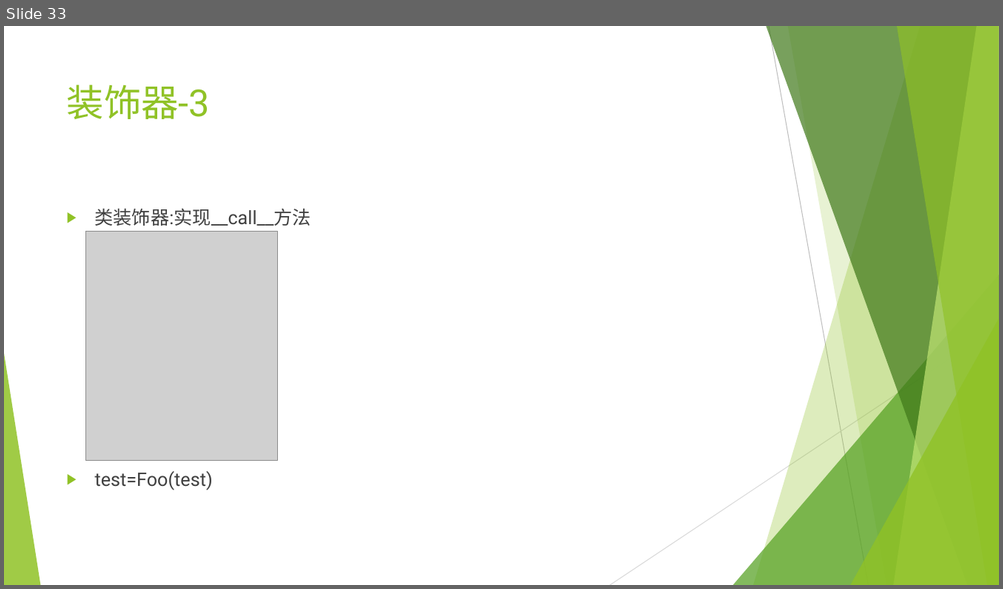
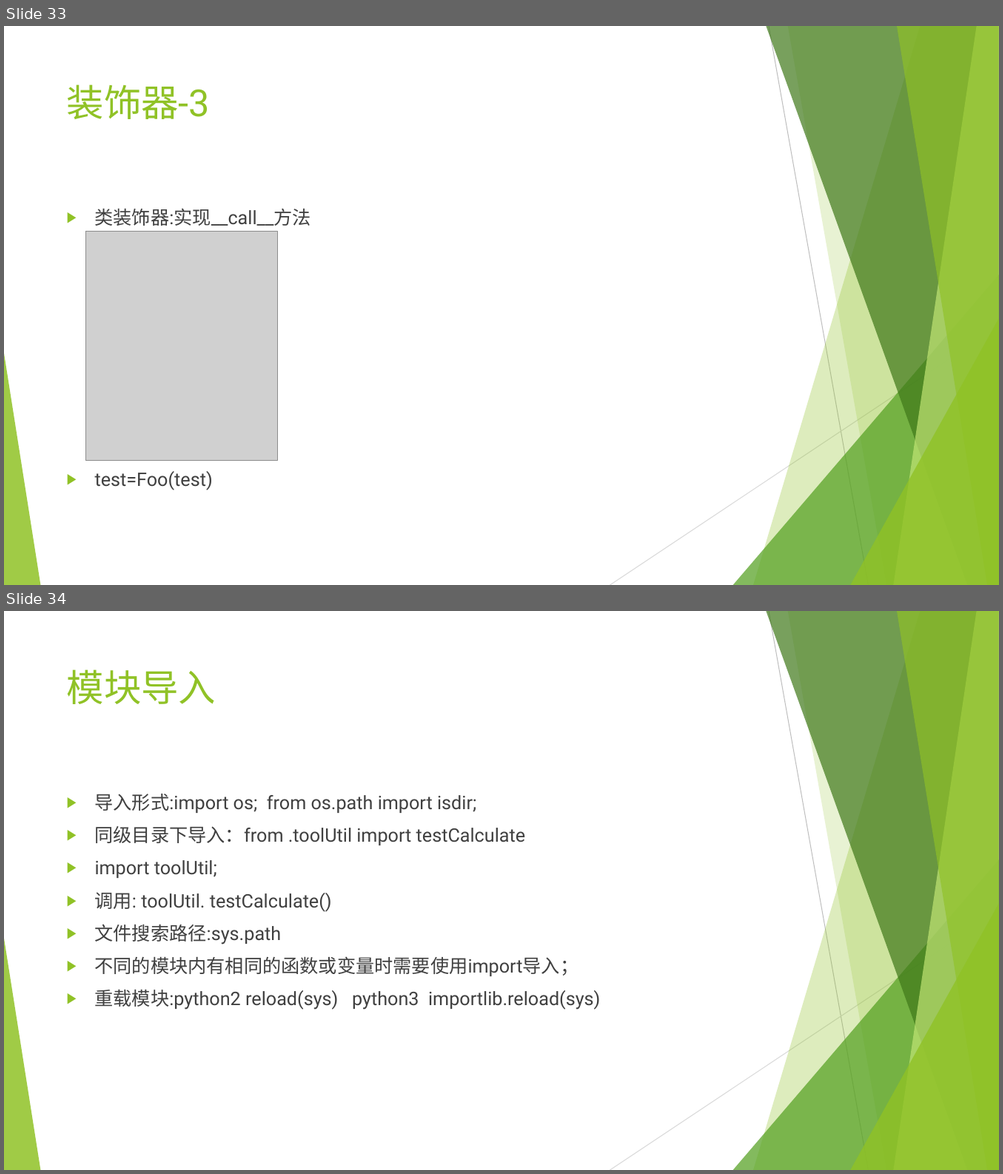
Before and after one commit to mrzhangs1015916/LearnPython, a slide deck: python.pptx. Shown one above the other, each under a label of ours: slide 33 before the commit, slides 33 and 34 after it. The pictures are 1003x589 and 1003x1174 pixels, drawn with LibreOffice and Linux fonts; fonts in the diff are those of the drawing; grey boxes stand for pictures. Boxes give left, top, right and bottom in pixels: in the first picture for what was removed or moved away, otherwise in the second. Text is boxed around its words. In the diff, an @@ line names an element or a change of style, - is before the commit and + after.

```diff
--- a/python.pptx
+++ b/python.pptx
@@ slide 34 added at bbox=[4, 611, 999, 1170], background #FFFFFF; not listed: 10 template elements that a slide beside it also shows @@
@@ title added at bbox=[67, 669, 216, 704], 36 pt, text #90C226 @@
+模块导入
@@ text added at bbox=[95, 794, 600, 1010], 18 pt, text #404040 @@
+▶ 导入形式:import os; from os.path import isdir;
+▶ 同级目录下导入：from .toolUtil import testCalculate
+▶ import toolUtil;
+▶ 调用: toolUtil. testCalculate()
+▶ 文件搜索路径:sys.path
+▶ 不同的模块内有相同的函数或变量时需要使用import导入；
+▶ 重载模块:python2 reload(sys) python3 importlib.reload(sys)
```
Also in this commit, not shown: 4 other files.
